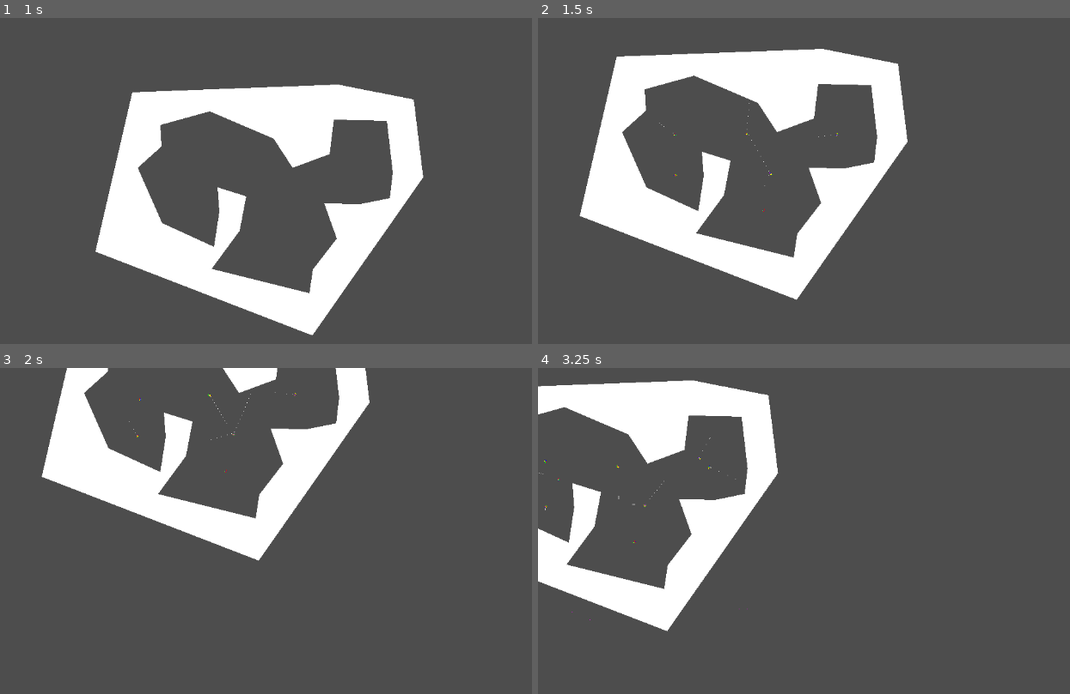
Above: before the commit, frames 1-4 (two rows, left to right).
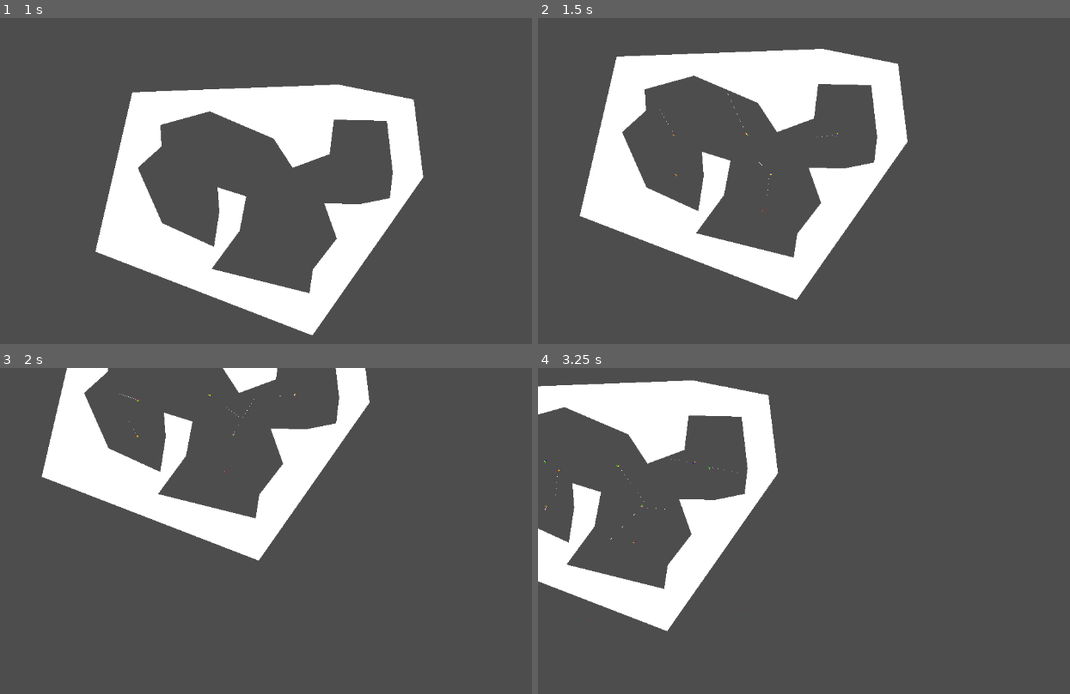
Above: after the commit, the same moments.

Repository: 06gusmog/EVOLUTIONATOR-4000
Game: Godot game, scene res://Misc/world.tscn
The game is run twice, just before and just after one commit, with the same random seed, the same clock (stepped at 60 frames per second) and the same inputs.
Inputs (mouse positions are in pixels of both pictures, inside the frame that each line leads up to):
- Up to frame 1 (1 s): tap Enter at 0.5 s; move the mouse to (494, 190) at 0.52 s; press the mouse at (494, 190) at 0.53 s; hold Right (right) from 0.53 s (still down)
- Up to frame 2 (1.5 s): move the mouse to (772, 246) at 1.27 s; release Right (right) at 1.28 s; release the mouse at (772, 246) at 1.28 s; hold Down (down) from 1.28 s (still down); tap Space (test input) at 1.35 s; click (772, 246) at 1.42 s
- Up to frame 3 (2 s): keep holding Down (down)
- Up to frame 4 (3.25 s): move the mouse to (830, 394) at 2.02 s; release Down (down) at 2.03 s; hold Right (right) 2.03-2.78 s; tap Shift (zoom_in) at 2.1 s; click (830, 394) at 2.17 s; move the mouse to (548, 390) at 2.77 s; hold Up (up) from 2.78 s (still down); tap Ctrl (zoom_out) at 2.85 s; click (548, 390) at 2.92 s

Frame 1 is identical in both runs. In frame 2, less than 0.1% of the frame differs, in the area x 22-57%, y 23-55%; in frame 3, less than 0.1%; in frame 4, less than 0.1%, in the area x 0-38%, y 21-53%.

Commit message:
Bugfix, print cleanup, spawn pos fix,
Several bugfixes, removed almost all the print statements, upped the mutation chance, Made it so the creatures spawn behind their parents

Diff:
--- a/Godot/Cell Types/Scripts/MoveCell.gd
+++ b/Godot/Cell Types/Scripts/MoveCell.gd
@@ -14,5 +14,5 @@
 
 func _act(input, delta):
 	var direction = Vector2(cos(angle + get_parent().rotation), sin(angle + get_parent().rotation))
-	get_parent().apply_impulse(direction * strength * input * delta, position)
+	get_parent().apply_impulse(direction * strength * input * delta, position.rotated(get_parent().rotation))
 	sprite_2d_2.scale.y = strength * input / (movement_tweak * 9)
--- a/Godot/Misc/Creature.gd
+++ b/Godot/Misc/Creature.gd
@@ -148,9 +148,6 @@
 				groups_of_cells.append(new_group)
 #INFO Then add potential cut-off parts to killing queue
 		if groups_of_cells.size() > 1:
-			print('several_groups')
-			print(groups_of_cells.size())
-			print(groups_of_cells)
 			groups_of_cells.sort_custom(sort_by_length)
 			if len(groups_of_cells[0]) <= len(DNA) * 0.5:
 				die()
@@ -184,11 +181,9 @@
 		killing_queue = []
 #INFO Check if the creature died
 	if len(cells) <= len(DNA) * 0.5:
-		print('Not enough mass')
 		die()
 
 func die():
-	print('Aaauuugh my leg!')
 	for cellID in cells:
 		var cell = cells[cellID]
 		food_object.add_food(cell_energy, cell.global_position)
--- a/Godot/Misc/SimulationHandler.gd
+++ b/Godot/Misc/SimulationHandler.gd
@@ -136,7 +136,10 @@
 		var special_sauce = new_DNA[rng.randi() % len(new_DNA)]['Special Sauce']
 		special_sauce[rng.randi() % len(special_sauce)] = str(rng.randi() % 10)
 
-	create_creature(new_DNA, creature.position + Vector2(0, creature.bounding_sphere_size * 2))
+	if creature.linear_velocity == Vector2(0,0):
+		create_creature(new_DNA, creature.position + Vector2(0, creature.bounding_sphere_size * 3))
+	else:
+		create_creature(new_DNA, creature.position + -creature.linear_velocity.normalized() * creature.bounding_sphere_size * 3)
 	creature.energy -= GlobalSettings.energy_lost_on_reproduction
 
 func _on_food_spawn_timer_timeout():
--- a/Godot/Misc/UserInterface.gd
+++ b/Godot/Misc/UserInterface.gd
@@ -27,13 +27,13 @@
 				var dot_sprite = sim_cell.get_node('Dot')
 				var hue = (output + 1) / 2
 				dot_sprite.modulate = Color(hue,hue,hue)
-		if 'Input' in sim_cell.tags:
-			#print(sim_cell.tags)
-			for connection in sim_cell.get_children():
-				#print(connection)
-				if connection is CONNECTION2D: # theres some other sprites and stuff in there that I have to filther out.
-					#print('hello')
-					connection.update_output(real_cells[connection.origin_cellID].output)
+			if 'Input' in sim_cell.tags:
+				#print(sim_cell.tags)
+				for connection in sim_cell.get_children():
+					#print(connection)
+					if connection is CONNECTION2D: # theres some other sprites and stuff in there that I have to filther out.
+						#print('hello')
+						connection.update_output(real_cells[connection.origin_cellID].output)
 
 	progress_bar.value = creature_selected.energy
 
@@ -58,8 +58,3 @@
 
 func _on_cell_death(_cellID):
 	load_creature(creature_selected)
-
-func _on_exit_button_pressed():
-	#visible = false
-	creature_selected.get_child(0).get_child(0).visible = false
-	creature_selected.cell_death.disconnect(_on_cell_death)
--- a/Godot/Misc/world.tscn
+++ b/Godot/Misc/world.tscn
@@ -139,21 +139,9 @@
 texture = SubResource("ViewportTexture_xdqrd")
 expand_mode = 4
 
-[node name="Exit Button" type="Button" parent="CanvasLayer/UserInterface"]
-layout_mode = 1
-anchors_preset = 1
-anchor_left = 1.0
-anchor_right = 1.0
-offset_left = -8.0
-offset_bottom = 8.0
-grow_horizontal = 0
-action_mode = 0
-text = "Exit"
-
 [node name="Creature View" type="SubViewport" parent="CanvasLayer/UserInterface"]
 
 [node name="Creature Sim" type="Node2D" parent="CanvasLayer/UserInterface/Creature View"]
 
 [connection signal="timeout" from="Spawnpoints/SpawnTimer" to="." method="_on_spawn_timer_timeout"]
 [connection signal="timeout" from="FoodSpawnTimer" to="." method="_on_food_spawn_timer_timeout"]
-[connection signal="pressed" from="CanvasLayer/UserInterface/Exit Button" to="CanvasLayer/UserInterface" method="_on_exit_button_pressed"]
--- a/Godot/Standards/Cell.gd
+++ b/Godot/Standards/Cell.gd
@@ -67,7 +67,10 @@
 	calculated_input = 0.0
 	for connection in connections:
 		var other_cell = get_parent().get_node(connection)
-		calculated_input += other_cell.output
+		if is_instance_valid(other_cell):
+			calculated_input += other_cell.output
+		else:
+			print('Connection to nowhere')
 	calculated_input = weighted_clamp(calculated_input)
 
 	_act(calculated_input, delta)
--- a/Godot/Standards/global_settings.gd
+++ b/Godot/Standards/global_settings.gd
@@ -14,7 +14,7 @@
 var creature_spawn_size = 10
 
 # Mutation
-var mutation_chance_multiplier = 10
+var mutation_chance_multiplier = 1
 var mutation_chances = {
 	'remove_cell': 20,
 	'new_cell': 10, #Likelihood is 1/x
